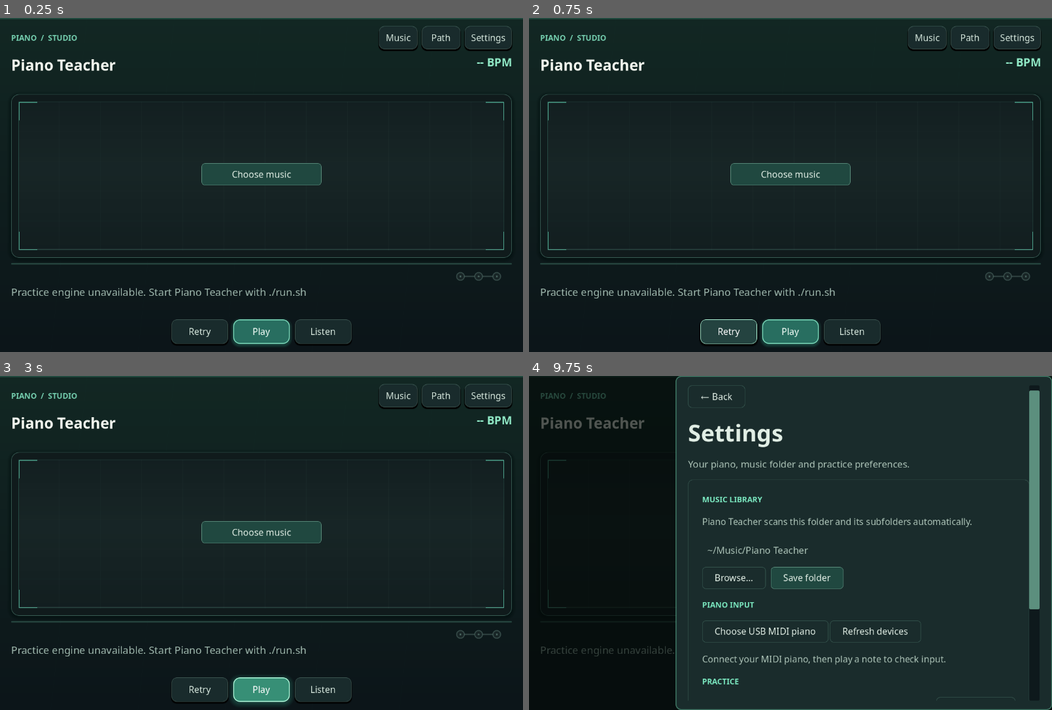
Above: before the commit, frames 1-4 (two rows, left to right).
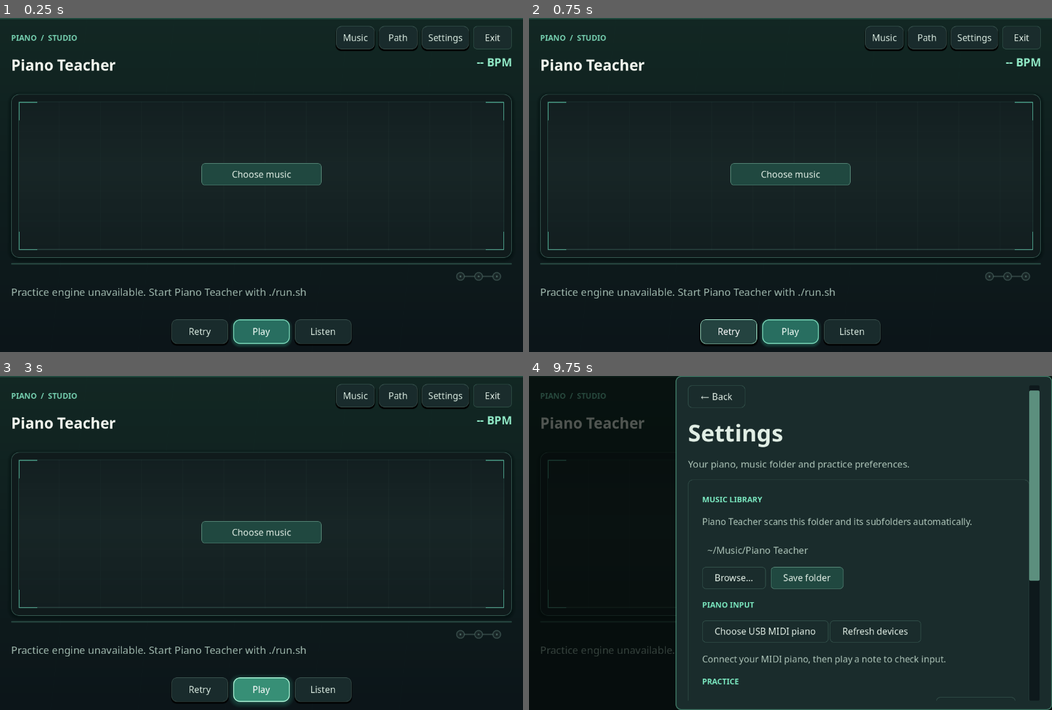
Above: after the commit, the same moments.

Repository: tpepels/piano_teacher
Game: Godot game, scene res://main.tscn
The game is run twice, just before and just after one commit, with the same random seed, the same clock (stepped at 60 frames per second) and the same inputs.
Inputs (mouse positions are in pixels of both pictures, inside the frame that each line leads up to):
- Up to frame 1 (0.25 s): no input
- Up to frame 2 (0.75 s): click "Retry" at 0.5 s
- Up to frame 3 (3 s): click "Retry" at 1.25 s; click "Retry" at 2 s; click "Play" at 2.75 s
- Up to frame 4 (9.75 s): click "Play" at 3.5 s; click "Path" at 4.25 s; click "Next passage" at 5 s; click "Listen" at 5.75 s; click "Music" at 6.5 s; click (795, 492) at 7.27 s; type "12" at 7.35 s; click "Refresh" at 8 s; click "Check files" at 8.75 s; click "Settings" at 9.5 s

The runs differ from the first frame. In frame 1, 0.4% of the frame differs, in the area x 64-98%, y 2-10%; in frame 2, 0.4%; in frame 3, 0.4%; in frame 4, 0.2%.

Commit message:
Provide visible Exit and persistent adjustable Listen volume

Diff:
--- a/godot/demo_player.gd
+++ b/godot/demo_player.gd
@@ -12,14 +12,28 @@
 var started := false
 var downloading := false
 var audio_error := false
+# Independent local gain for the recorded piano; no MIDI output changes.
+var listen_volume_db := 6.0
 
 func _ready() -> void:
     player = AudioStreamPlayer.new()
+    var config := ConfigFile.new()
+    if config.load("user://audio.cfg") == OK:
+        listen_volume_db = clampf(float(config.get_value("audio", "listen_volume_db", 6.0)), -12.0, 12.0)
+    player.volume_db = listen_volume_db
     add_child(player)
     request = HTTPRequest.new()
     request.timeout = 120.0
     request.request_completed.connect(_downloaded)
     add_child(request)
+
+func set_listen_volume_db(value: float) -> void:
+    listen_volume_db = clampf(value, -12.0, 12.0)
+    if player != null:
+        player.volume_db = listen_volume_db
+    var config := ConfigFile.new()
+    config.set_value("audio", "listen_volume_db", listen_volume_db)
+    config.save("user://audio.cfg")
 
 func synchronize(state: Dictionary) -> void:
     if str(state.get("mode", "")) != "listen" or not state.get("demo") is Dictionary:
--- a/godot/main.gd
+++ b/godot/main.gd
@@ -157,6 +157,8 @@
 var hints_toggle: CheckButton
 var demo_player: Node
 var listen_button: Button
+var listen_volume_slider: HSlider
+var listen_volume_label: Label
 var performance_review: VBoxContainer
 var performance_text: Label
 var weak_button: Button
@@ -177,6 +179,8 @@
     _build_interface()
     demo_player = preload("res://demo_player.gd").new()
     add_child(demo_player)
+    listen_volume_slider.set_value_no_signal(float(demo_player.get("listen_volume_db")))
+    _show_listen_volume(float(demo_player.get("listen_volume_db")))
     demo_player.prepared.connect(func(token: String, ready_revision: int):
         _send_action({"action":"demo_ready", "token":token, "revision":ready_revision}))
     demo_player.failed.connect(func(message: String): feedback_label.text = message)
@@ -533,6 +537,18 @@
     button.add_theme_color_override("font_disabled_color", Color("#748B82"))
     button.clip_text = false
 
+
+func _show_listen_volume(db: float) -> void:
+    if listen_volume_label != null:
+        listen_volume_label.text = "%+d dB" % int(round(db))
+
+func _on_listen_volume_changed(db: float) -> void:
+    _show_listen_volume(db)
+    if demo_player != null:
+        demo_player.call("set_listen_volume_db", db)
+
+func _exit_app() -> void:
+    get_tree().quit()
 
 func _screen(name: String) -> MarginContainer:
     var panel := MarginContainer.new()
@@ -837,6 +853,26 @@
     metronome_toggle.tooltip_text = "Count-in is always audible, even when metronome is off"
     metronome_toggle.toggled.connect(func(enabled: bool): _send_post("/settings", {"metronome": enabled}))
     settings_content.add_child(metronome_toggle)
+    settings_content.add_child(_label("LISTEN AUDIO", 13, ACCENT, true))
+    var audio_row := HFlowContainer.new()
+    audio_row.add_theme_constant_override("h_separation", 16)
+    audio_row.add_theme_constant_override("v_separation", 8)
+    settings_content.add_child(audio_row)
+    audio_row.add_child(_label("Piano volume", 16, INK))
+    listen_volume_slider = HSlider.new()
+    listen_volume_slider.min_value = -12.0
+    listen_volume_slider.max_value = 12.0
+    listen_volume_slider.step = 1.0
+    listen_volume_slider.value = 6.0
+    listen_volume_slider.custom_minimum_size = Vector2(200, 40)
+    listen_volume_slider.size_flags_horizontal = Control.SIZE_EXPAND_FILL
+    listen_volume_slider.tooltip_text = "Listen only. Saved locally; does not change MIDI or metronome."
+    audio_row.add_child(listen_volume_slider)
+    listen_volume_label = _label("+6 dB", 16, INK, true)
+    listen_volume_label.custom_minimum_size.x = 70
+    audio_row.add_child(listen_volume_label)
+    listen_volume_slider.value_changed.connect(_on_listen_volume_changed)
+    settings_content.add_child(_label("Increase if Listen is quiet; lower if loud chords distort.", 14, MUTED))
     settings_content.add_child(_label("DISPLAY", 13, ACCENT, true))
     fullscreen_toggle = CheckButton.new()
     fullscreen_toggle.text = "Fullscreen application  (F11 to toggle)"
@@ -896,6 +932,9 @@
     practice_settings_button = _button("Settings", func(): _navigate("settings"))
     practice_navigation.add_child(practice_settings_button)
     _game_button(practice_settings_button)
+    var exit_button := _button("Exit", _exit_app)
+    exit_button.tooltip_text = "Close Piano Teacher · Ctrl+Q"
+    practice_navigation.add_child(exit_button)
 
     practice_header = HBoxContainer.new()
     practice_header.add_theme_constant_override("separation", 20)
@@ -2650,7 +2689,7 @@
         return
     if pause_sheet != null and pause_sheet.visible and event.keycode in [KEY_LEFT,KEY_RIGHT,KEY_UP,KEY_DOWN,KEY_TAB]:
         return
-    if get_viewport().gui_get_focus_owner() is LineEdit and event.keycode not in [KEY_F11, KEY_ESCAPE]:
+    if get_viewport().gui_get_focus_owner() is LineEdit and event.keycode not in [KEY_F11, KEY_ESCAPE] and not (event.ctrl_pressed and event.keycode == KEY_Q):
         return
     var practice_shortcut: bool = current_screen == "practice" and event.keycode in [
         KEY_ESCAPE, KEY_SPACE, KEY_P, KEY_R, KEY_S, KEY_L, KEY_LEFT, KEY_RIGHT]
@@ -2658,7 +2697,7 @@
         _unhandled_key_input(event)
         get_viewport().set_input_as_handled()
         return
-    if event.keycode == KEY_F11 or practice_shortcut:
+    if event.keycode == KEY_F11 or (event.ctrl_pressed and event.keycode == KEY_Q) or practice_shortcut:
         # Consume press and release before focused buttons see ui_accept.
         # Handling only the press can also activate Next/Stop on release.
         _unhandled_key_input(event)
@@ -2668,7 +2707,11 @@
     if event is InputEventKey and event.pressed and not event.echo:
         if pause_sheet != null and pause_sheet.visible and event.keycode in [KEY_LEFT,KEY_RIGHT,KEY_UP,KEY_DOWN,KEY_TAB]:
             return
-        if get_viewport().gui_get_focus_owner() is LineEdit and event.keycode not in [KEY_F11, KEY_ESCAPE]:
+        if get_viewport().gui_get_focus_owner() is LineEdit and event.keycode not in [KEY_F11, KEY_ESCAPE] and not (event.ctrl_pressed and event.keycode == KEY_Q):
+            return
+        if event.ctrl_pressed and event.keycode == KEY_Q:
+            _exit_app()
+            get_viewport().set_input_as_handled()
             return
         if event.keycode == KEY_F11:
             _toggle_fullscreen()
Not shown, changed: README.md
